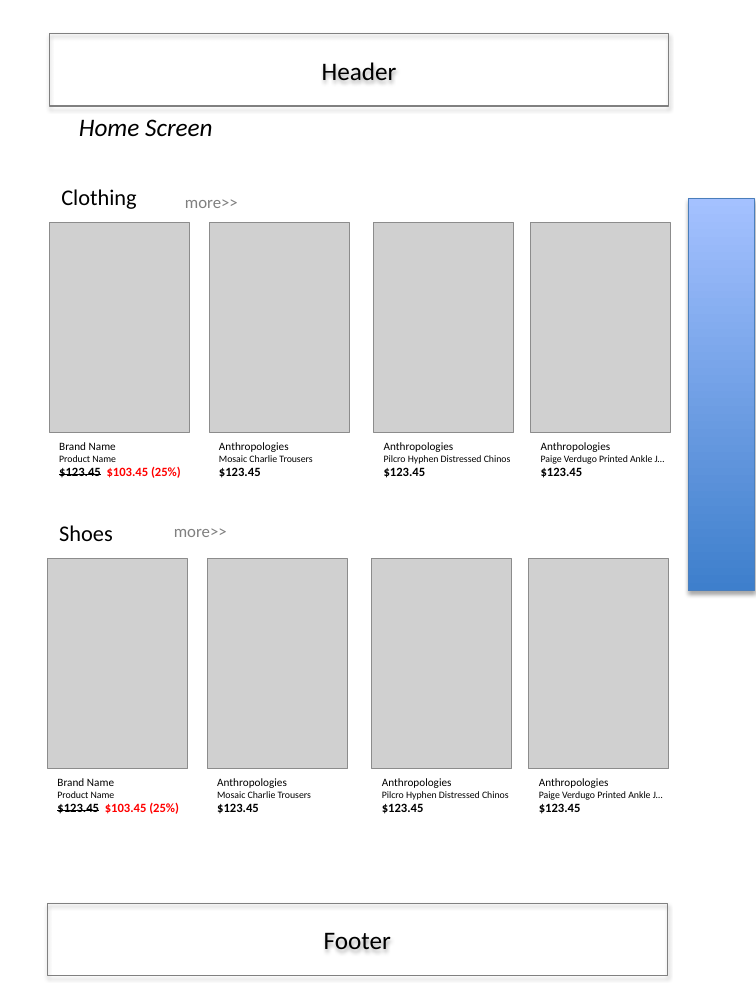
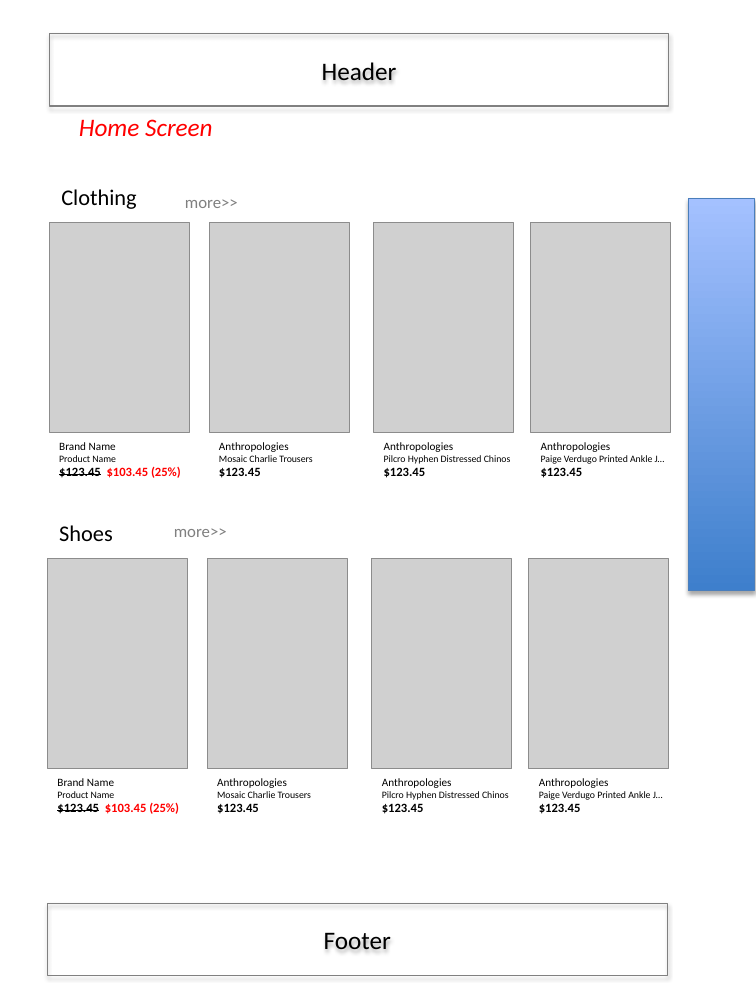
Before and after one commit to mykevinjung/alicesfavs, a slide deck: slide 2 of docs/AlicesFavsUI.pptx. Drawn at 756x1008 pixels with LibreOffice and Linux fonts; fonts in the diff are those of the drawing; grey boxes stand for pictures. Boxes give left, top, right and bottom in pixels: in the first picture for what was removed or moved away, otherwise in the second. Text is boxed around its words. In the diff, an @@ line names an element or a change of style, - is before the commit and + after.

```diff
--- a/docs/AlicesFavsUI.pptx
+++ b/docs/AlicesFavsUI.pptx
@@ text "Home Screen" at (x1=79, y1=119, x2=213, y2=136): text colour #000000 to #FF0000 @@
```
Also in this commit, not shown: 4 other slides changed, 2 slides added, 10 other files.
